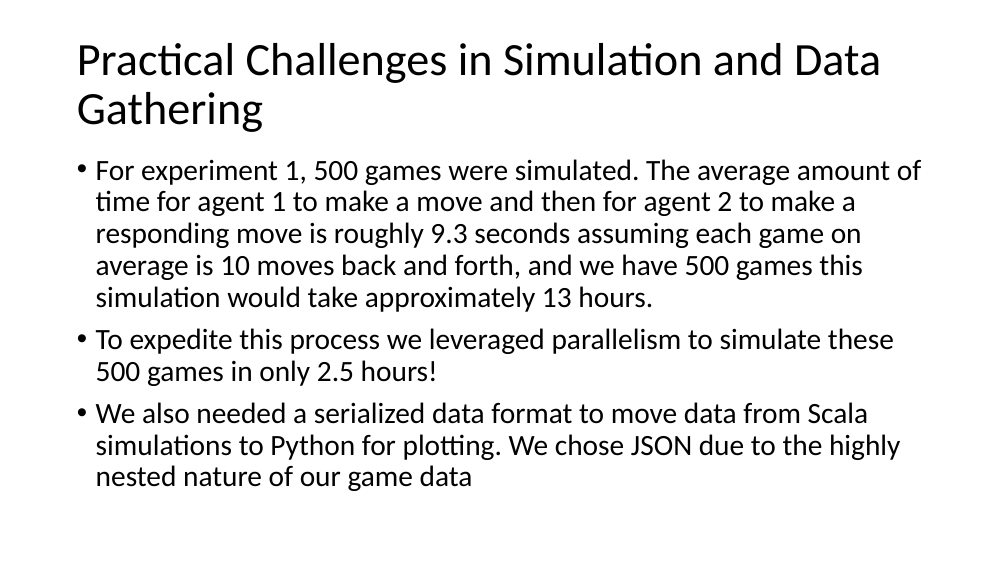
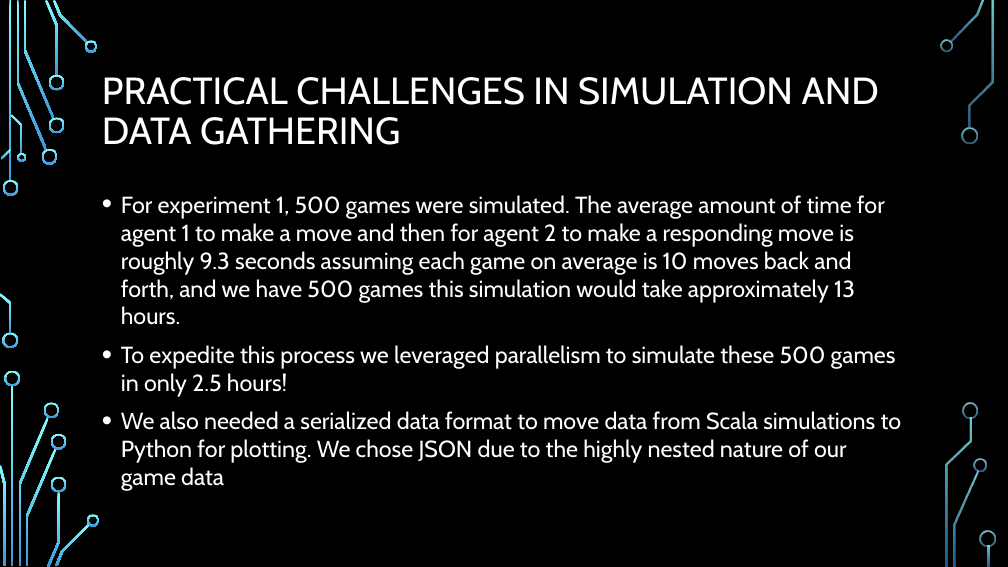
Before and after one commit to Ha5hBr0wn/CS4701, a slide deck: slide 17 of FinalPresentation.pptx. Drawn at 1008x567 pixels with LibreOffice and Linux fonts; fonts in the diff are those of the drawing; background and template pictures are left out. Boxes give left, top, right and bottom in pixels: in the first picture for what was removed or moved away, otherwise in the second. Text is boxed around its words. In the diff, an @@ line names an element or a change of style, - is before the commit and + after.

```diff
--- a/FinalPresentation.pptx
+++ b/FinalPresentation.pptx
@@ background #FFFFFF to picture (left out) @@
@@ title at <box>102,77,879,145</box>: text changed; size 44 to 36 pt; font Calibri to Cabin; text colour #000000 to #FFFFFF @@
-Practical Challenges in Simulation and Data Gathering
+PRACTICAL CHALLENGES IN SIMULATION AND DATA GATHERING
@@ text "For experiment 1, 500 games ...": place and size @@
-text "For experiment 1, 500 games ..." at <box>96,159,921,491</box>
+text "For experiment 1, 500 games ..." at <box>121,195,902,491</box>
@@ text "For experiment 1, 500 games ..." at <box>121,195,902,491</box>: size 28 to 22.2 pt, font Calibri to Cabin, text colour #000000 to #FFFFFF; line spacing 0.9 to 1 @@
@@ group added at <box>0,0,996,567</box>: 33 freeform shapes, 3 rectangles @@
```
Also in this commit, not shown: 18 other slides changed.
